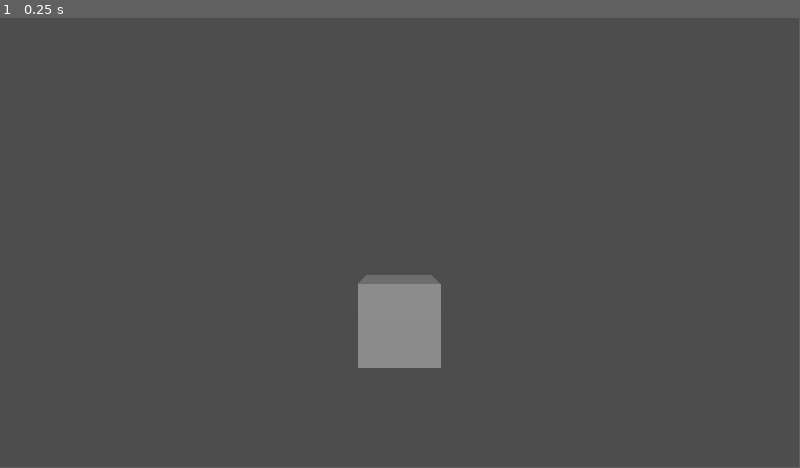
Above: before the commit, frame 1.
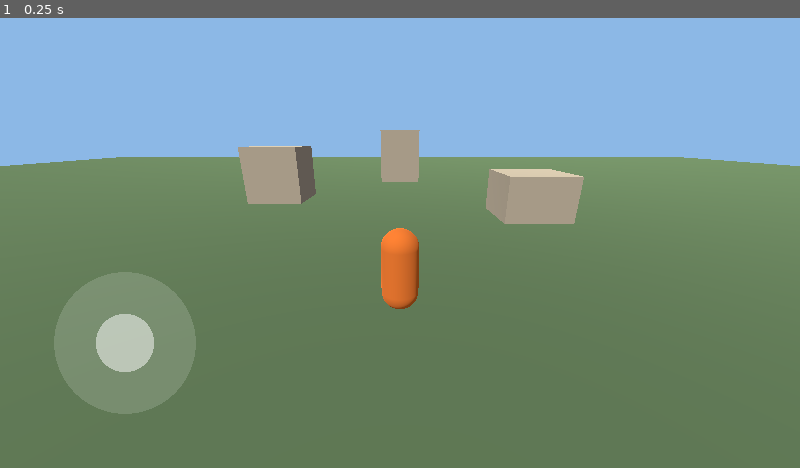
Above: after the commit, the same moment.

Repository: gamhop/shadows-of-pakistan
Game: Godot game, scene res://main.tscn
Two runs of this game, one before a commit and one after it. Both use one fixed random seed, a clock stepped at 60 frames per second and the inputs below.
Inputs:
- Up to frame 1 (0.25 s): no input
The window is 799x449 before the commit and 800x450 after it. Grey fills any space a smaller window leaves; there, only what the larger window draws over its background counts as a difference.

The runs differ from the first frame. In frame 1, 99% of the frame differs, in the area x 0-100%, y 0-100%.

Commit message:
Stage 2 step 1: ground, player, touch joystick

Diff:
--- /dev/null
+++ b/main.gd
@@ -0,0 +1,152 @@
+extends Node3D
+
+const SPEED := 5.0
+const GRAVITY := 20.0
+const STICK_RADIUS := 170.0
+
+var player: CharacterBody3D
+var cam_pivot: Node3D
+var ui: Control
+var stick := Vector2.ZERO
+var stick_touch := -1
+
+
+func _ready() -> void:
+    _make_world()
+    _make_player()
+    _make_ui()
+
+
+func _make_world() -> void:
+    var env := Environment.new()
+    env.background_mode = Environment.BG_COLOR
+    env.background_color = Color(0.55, 0.72, 0.9)
+    env.ambient_light_source = Environment.AMBIENT_SOURCE_COLOR
+    env.ambient_light_color = Color(0.55, 0.55, 0.6)
+    var we := WorldEnvironment.new()
+    we.environment = env
+    add_child(we)
+    var sun := DirectionalLight3D.new()
+    sun.rotation_degrees = Vector3(-50, -30, 0)
+    add_child(sun)
+    _add_box(Vector3(0, -0.5, 0), Vector3(100, 1, 100), Color(0.35, 0.45, 0.3))
+    var spots := [Vector3(6, 1, -8), Vector3(-7, 1.5, -12), Vector3(12, 1, 4), Vector3(-10, 1, 6), Vector3(0, 2, -20)]
+    for p in spots:
+        _add_box(p, Vector3(3, p.y * 2, 3), Color(0.7, 0.65, 0.55))
+
+
+func _add_box(pos: Vector3, size: Vector3, color: Color) -> void:
+    var body := StaticBody3D.new()
+    body.position = pos
+    var mesh := MeshInstance3D.new()
+    var bm := BoxMesh.new()
+    bm.size = size
+    var mat := StandardMaterial3D.new()
+    mat.albedo_color = color
+    bm.material = mat
+    mesh.mesh = bm
+    body.add_child(mesh)
+    var col := CollisionShape3D.new()
+    var shape := BoxShape3D.new()
+    shape.size = size
+    col.shape = shape
+    body.add_child(col)
+    add_child(body)
+
+
+func _make_player() -> void:
+    player = CharacterBody3D.new()
+    player.position = Vector3(0, 0.1, 0)
+    add_child(player)
+
+    var body_mesh := MeshInstance3D.new()
+    var cap := CapsuleMesh.new()
+    cap.radius = 0.4
+    cap.height = 1.8
+    var mat := StandardMaterial3D.new()
+    mat.albedo_color = Color(0.9, 0.45, 0.15)
+    cap.material = mat
+    body_mesh.mesh = cap
+    body_mesh.position.y = 0.9
+    player.add_child(body_mesh)
+
+    var nose := MeshInstance3D.new()
+    var nb := BoxMesh.new()
+    nb.size = Vector3(0.25, 0.25, 0.5)
+    nose.mesh = nb
+    nose.position = Vector3(0, 1.4, -0.4)
+    player.add_child(nose)
+
+    var col := CollisionShape3D.new()
+    var shape := CapsuleShape3D.new()
+    shape.radius = 0.4
+    shape.height = 1.8
+    col.shape = shape
+    col.position.y = 0.9
+    player.add_child(col)
+
+    cam_pivot = Node3D.new()
+    cam_pivot.rotation.x = -0.35
+    add_child(cam_pivot)
+    var cam := Camera3D.new()
+    cam.position = Vector3(0, 0, 6)
+    cam.far = 300.0
+    cam_pivot.add_child(cam)
+
+
+func _physics_process(delta: float) -> void:
+    var dir := Vector3(stick.x, 0.0, stick.y).rotated(Vector3.UP, cam_pivot.rotation.y)
+    player.velocity.x = dir.x * SPEED
+    player.velocity.z = dir.z * SPEED
+    if player.is_on_floor():
+        player.velocity.y = 0.0
+    else:
+        player.velocity.y -= GRAVITY * delta
+    player.move_and_slide()
+    if dir.length() > 0.1:
+        var target := atan2(-dir.x, -dir.z)
+        player.rotation.y = lerp_angle(player.rotation.y, target, 12.0 * delta)
+    cam_pivot.global_position = player.global_position + Vector3(0, 1.5, 0)
+
+
+func _stick_base() -> Vector2:
+    return Vector2(300.0, get_viewport().get_visible_rect().size.y - 300.0)
+
+
+func _make_ui() -> void:
+    var layer := CanvasLayer.new()
+    add_child(layer)
+    ui = Control.new()
+    ui.mouse_filter = Control.MOUSE_FILTER_IGNORE
+    layer.add_child(ui)
+    ui.set_anchors_and_offsets_preset(Control.PRESET_FULL_RECT)
+    ui.draw.connect(_draw_ui)
+    ui.queue_redraw()
+
+
+func _draw_ui() -> void:
+    var c := _stick_base()
+    ui.draw_circle(c, STICK_RADIUS, Color(1, 1, 1, 0.15))
+    ui.draw_circle(c + stick * STICK_RADIUS, 70.0, Color(1, 1, 1, 0.5))
+
+
+func _input(event: InputEvent) -> void:
+    if event is InputEventScreenTouch:
+        var t := event as InputEventScreenTouch
+        if t.pressed:
+            if stick_touch == -1 and t.position.distance_to(_stick_base()) < STICK_RADIUS * 1.8:
+                stick_touch = t.index
+                _update_stick(t.position)
+        elif t.index == stick_touch:
+            stick_touch = -1
+            stick = Vector2.ZERO
+            ui.queue_redraw()
+    elif event is InputEventScreenDrag:
+        var d := event as InputEventScreenDrag
+        if d.index == stick_touch:
+            _update_stick(d.position)
+
+
+func _update_stick(pos: Vector2) -> void:
+    stick = ((pos - _stick_base()) / STICK_RADIUS).limit_length(1.0)
+    ui.queue_redraw()
--- a/main.tscn
+++ b/main.tscn
@@ -1,14 +1,6 @@
 [gd_scene load_steps=2 format=3]
 
-[sub_resource type="BoxMesh" id="BoxMesh_1"]
+[ext_resource type="Script" path="res://main.gd" id="1"]
 
 [node name="Main" type="Node3D"]
-
-[node name="Camera3D" type="Camera3D" parent="."]
-transform = Transform3D(1, 0, 0, 0, 1, 0, 0, 0, 1, 0, 1, 4)
-
-[node name="Light" type="DirectionalLight3D" parent="."]
-transform = Transform3D(1, 0, 0, 0, 0.866, 0.5, 0, -0.5, 0.866, 0, 3, 0)
-
-[node name="Box" type="MeshInstance3D" parent="."]
-mesh = SubResource("BoxMesh_1")
+script = ExtResource("1")
--- a/project.godot
+++ b/project.godot
@@ -9,3 +9,11 @@
 textures/vram_compression/import_etc2_astc=true
 renderer/rendering_method="gl_compatibility"
 renderer/rendering_method.mobile="gl_compatibility"
+
+[display]
+
+window/size/viewport_width=1920
+window/size/viewport_height=1080
+window/stretch/mode="canvas_items"
+window/stretch/aspect="expand"
+window/handheld/orientation=0
